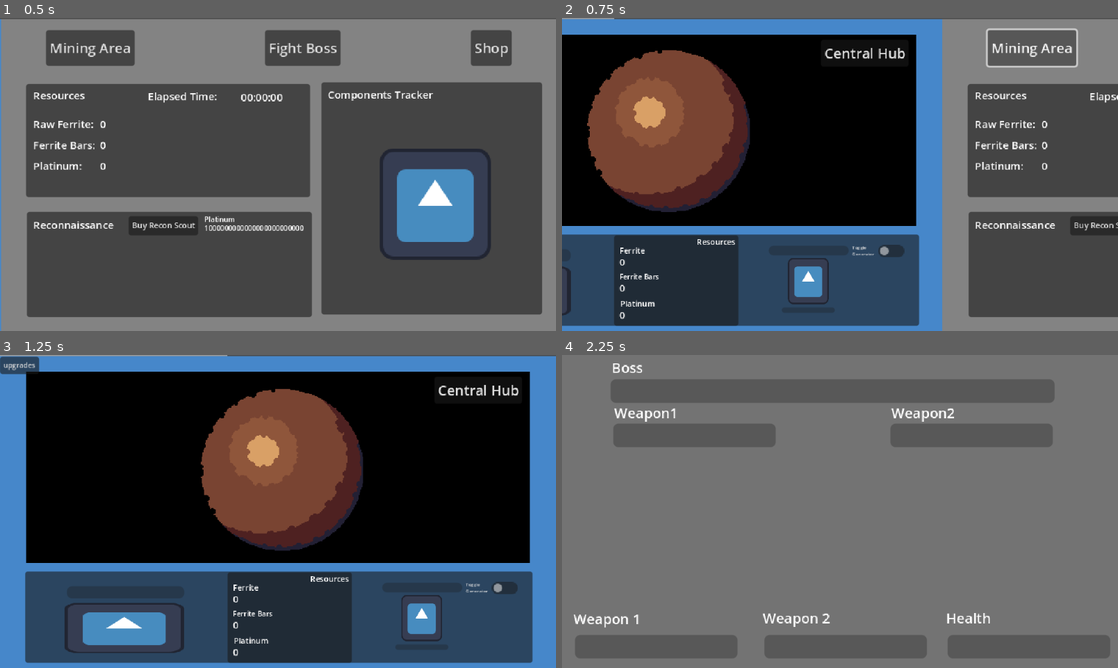
Above: before the commit, frames 1-4 (two rows, left to right).
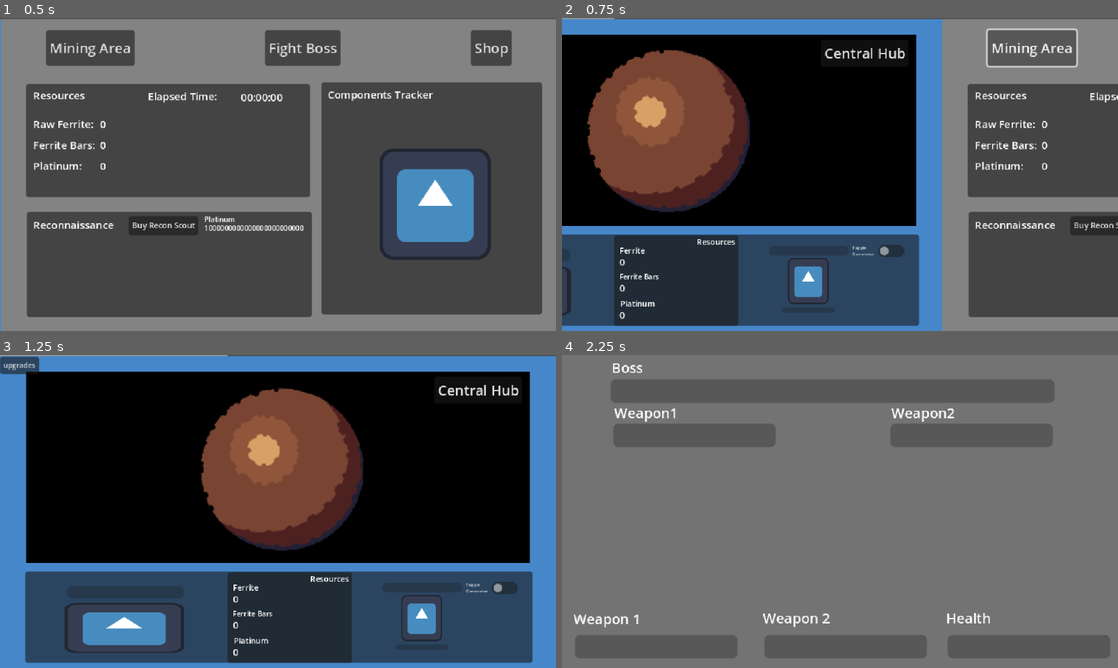
Above: after the commit, the same moments.

Repository: DennysGuy/MechvorIdle
Game: Godot game, scene res://src/scenes/MainHub.tscn
The game is run twice, just before and just after one commit, with the same random seed, the same clock (stepped at 60 frames per second) and the same inputs. The engine's default icon, where the game draws it, is replaced by a stand-in: a white triangle on a blue panel in a dark square.
Inputs:
- Up to frame 1 (0.5 s): no input
- Up to frame 2 (0.75 s): click "Mining Area" at 0.5 s
- Up to frame 3 (1.25 s): no input
- Up to frame 4 (2.25 s): click "Central Hub" at 1.25 s; click "Fight Boss" at 2 s

Frame 1 is identical in both runs. In frame 2, 0.3% of the frame differs, in the area x 4-34%, y 10-62%; in frame 3, 0.5%, in the area x 36-66%, y 10-63%; in frame 4, nothing differs.
Error before the commit: Invalid assignment of property or key 'disabled' with value of type 'bool' on a base object of type 'null instance'. (res://src/scripts/Panels/upgrade_panel.gd…

Commit message:
fixed asteroid spawn area

Diff:
--- a/mechvoridle/src/scenes/AsteroidArea.tscn
+++ b/mechvoridle/src/scenes/AsteroidArea.tscn
@@ -8,7 +8,7 @@
 tracks/0/type = "value"
 tracks/0/imported = false
 tracks/0/enabled = true
-tracks/0/path = NodePath("TextureRect:position")
+tracks/0/path = NodePath("MiningAsteroid:position")
 tracks/0/interp = 1
 tracks/0/loop_wrap = true
 tracks/0/keys = {
@@ -25,7 +25,7 @@
 tracks/0/type = "value"
 tracks/0/imported = false
 tracks/0/enabled = true
-tracks/0/path = NodePath("TextureRect:position")
+tracks/0/path = NodePath("MiningAsteroid:position")
 tracks/0/interp = 2
 tracks/0/loop_wrap = true
 tracks/0/keys = {
@@ -65,11 +65,12 @@
 &"": SubResource("AnimationLibrary_2fxli")
 }
 
-[node name="TextureRect" type="TextureRect" parent="."]
+[node name="MiningAsteroid" type="TextureRect" parent="."]
 offset_left = 211.0
 offset_top = 28.0
 offset_right = 399.0
 offset_bottom = 215.0
+pivot_offset = Vector2(95, 96)
 texture = ExtResource("1_80q61")
 
 [node name="AsteroidArea2D" type="Area2D" parent="."]
@@ -78,4 +79,4 @@
 [node name="CollisionShape2D" type="CollisionShape2D" parent="AsteroidArea2D"]
 shape = SubResource("RectangleShape2D_6ww1j")
 
-[connection signal="gui_input" from="TextureRect" to="." method="_on_texture_rect_gui_input"]
+[connection signal="gui_input" from="MiningAsteroid" to="." method="_on_texture_rect_gui_input"]
--- a/mechvoridle/src/scripts/Panels/asteroid_area.gd
+++ b/mechvoridle/src/scripts/Panels/asteroid_area.gd
@@ -2,12 +2,15 @@
 @onready var animation_player : AnimationPlayer = $AnimationPlayer
 @onready var asteroid_area_2d : Area2D = $AsteroidArea2D
 
+@onready var mining_asteroid: TextureRect = $MiningAsteroid
+
+var _offset : int = 20
 func _ready() -> void:
 	SignalBus.add_drone.connect(add_drone_to_scene)
 	animation_player.play("hover")
 
 func _process(delta : float) -> void:
-	pass
+	mining_asteroid.rotation += 0.0005
 
 
 func _on_texture_rect_gui_input(event : InputEvent) -> void:
@@ -65,7 +68,7 @@
 func add_drone_to_scene() -> void:
 	var area_collision_shape : CollisionShape2D = asteroid_area_2d.get_child(0)
 	var drone : MiningDrone = preload("res://src/scenes/MiningDrone.tscn").instantiate()
-	var random_x_pos : float = randf_range(-area_collision_shape.shape.get_rect().size.x, area_collision_shape.shape.get_rect().size.x)
-	var random_y_pos : float = randf_range(-area_collision_shape.shape.get_rect().size.y, area_collision_shape.shape.get_rect().size.y)
-	drone.global_position = asteroid_area_2d.global_position + Vector2(random_x_pos, random_y_pos)
+	var random_x_pos : float = randf_range(-area_collision_shape.shape.get_rect().size.x+_offset, area_collision_shape.shape.get_rect().size.x-_offset)
+	var random_y_pos : float = randf_range(-area_collision_shape.shape.get_rect().size.y+_offset, area_collision_shape.shape.get_rect().size.y-_offset)
+	drone.global_position = area_collision_shape.global_position + Vector2(random_x_pos, random_y_pos)
 	add_child(drone)
--- a/mechvoridle/src/scripts/Panels/upgrade_panel.gd
+++ b/mechvoridle/src/scripts/Panels/upgrade_panel.gd
@@ -1,9 +1,4 @@
 class_name UpgradePanel extends ColorRect
-
-
-#stations
-@onready var purchase_ferrite_refinery = $PurchaseFerriteRefinery
-@onready var purchase_plasma_generator = $PurchasePlasmaGenerator
 
 
 
@@ -74,25 +69,21 @@
 		upgrade_refinery_speed.disabled = GameManager.platinum_count < GameManager.ferrite_refinery_speed_cost
 		upgrade_efficiency.disabled = GameManager.platinum_count < GameManager.output_upgrade_cost
 		upgrade_ferrite_cost.disabled = GameManager.platinum_count < GameManager.ferrite_cost_platinum_cost
-		purchase_ferrite_refinery.disabled = true
-		purchase_ferrite_refinery.hide()
 	else:
 		upgrade_refinery_speed.disabled = true
 		upgrade_efficiency.disabled = true
 		upgrade_ferrite_cost.disabled = true
-		purchase_ferrite_refinery.disabled = GameManager.platinum_count < GameManager.ferrite_refinery_cost
+
 
 	if GameManager.plasma_generator_station_purchased:
 		upgrade_fuel_cost.disabled = GameManager.platinum_count < GameManager.plasma_generator_fuel_cost
 		plasma_generator_speed_upgrade.disabled = GameManager.platinum_count < GameManager.plasma_generator_speed_cost
 		generator_output_upgrade.disabled = GameManager.platinum_count < GameManager.plasma_generator_output_cost
-		purchase_plasma_generator.disabled = true
-		purchase_plasma_generator.hide()
 	else:
 		upgrade_fuel_cost.disabled = true
 		plasma_generator_speed_upgrade.disabled = true
 		generator_output_upgrade.disabled = true
-		purchase_plasma_generator.disabled = GameManager.platinum_count < GameManager.plasma_generator_cost
+
 
 
 func _on_upgrades_access_button_down():
